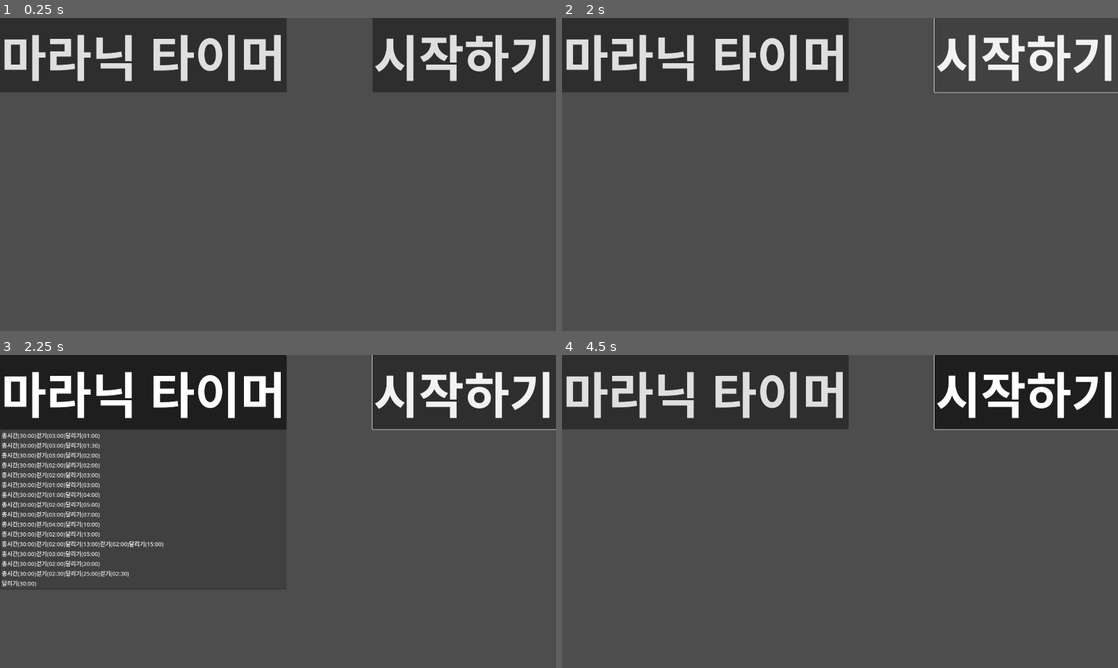
Above: before the commit, frames 1-4 (two rows, left to right).
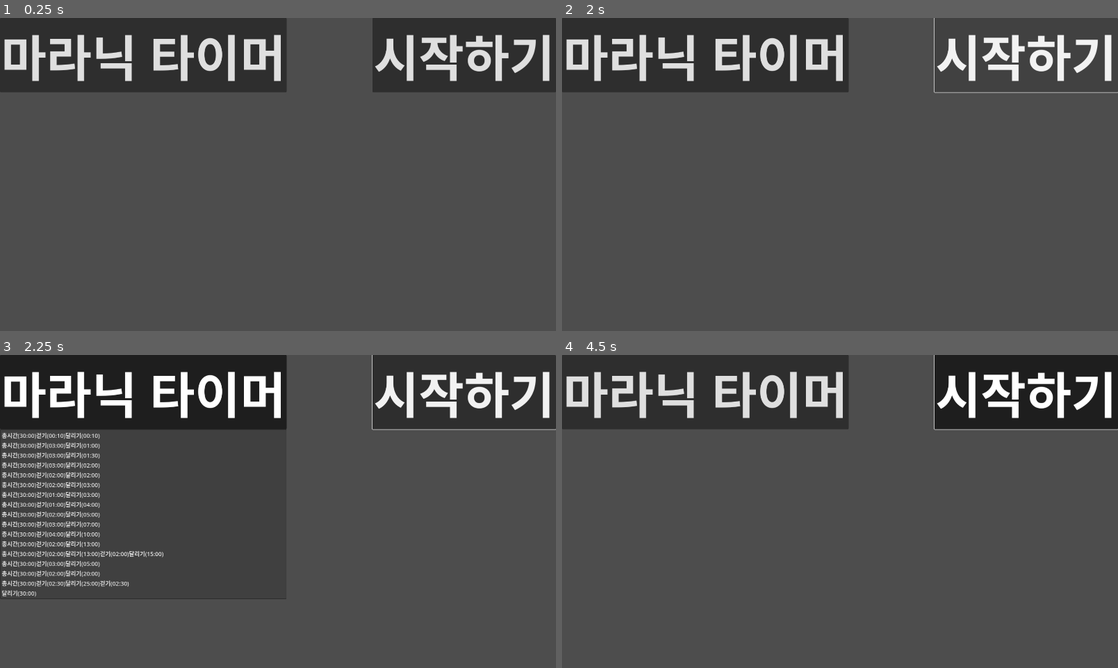
Above: after the commit, the same moments.

Repository: kasworld/maranic
Game: Godot game, scene res://main.tscn
Same seed, same stepped clock (60 frames per second), same inputs: the game is played once before the commit and once after it.
Inputs:
- Up to frame 1 (0.25 s): no input
- Up to frame 2 (2 s): click "시작하기" at 0.5 s; click "시작하기" at 1.25 s
- Up to frame 3 (2.25 s): click "마라닉 타이머" at 2 s
- Up to frame 4 (4.5 s): click "마라닉 타이머" at 2.75 s; click "마라닉 타이머" at 3.5 s; click "시작하기" at 4.25 s

Frames 1-2 are identical in both runs. In frame 3, 0.7% of the frame differs, in the area x 0-52%, y 25-78%; in frame 4, nothing differs.

Commit message:
sub works time dec

Diff:
--- a/main.gd
+++ b/main.gd
@@ -6,6 +6,7 @@
 
 var programs = [
 	#총시간초,걷기초,달리기초
+	[ ["총시간",60*30], ["걷기", 10*1  ], ["달리기", 10*1  ] ],
 	[ ["총시간",60*30], ["걷기", 60*3  ], ["달리기", 60*1  ] ],
 	[ ["총시간",60*30], ["걷기", 60*3  ], ["달리기", 60*1.5] ],
 	[ ["총시간",60*30], ["걷기", 60*3  ], ["달리기", 60*2  ] ],
@@ -48,7 +49,7 @@
 	var data = programs[i]
 	var rtn = ""
 	for j in range(len(data)):
-		rtn += "%s(%s)" % [  data[j][0],  second2text(data[j][1]) ]
+		rtn += "%s(%s)" % [ data[j][0], second2text(data[j][1]) ]
 	return rtn
 
 # Called when the node enters the scene tree for the first time.
@@ -75,6 +76,12 @@
 func _on_timer_timeout() -> void:
 	if Works[0].decRemainSec() != true: # fail to dec
 		$VBoxContainer/TitleContainer/StartButton.button_pressed = false
+	if len(Works) > subWorkIndex:
+		if Works[subWorkIndex].decRemainSec() != true: # move to next sub work
+			Works[subWorkIndex].resetTime()
+			subWorkIndex += 1
+			if len(Works) <= subWorkIndex:
+				subWorkIndex = 1
 	updateTimeLabels()
 
 
--- a/project.godot
+++ b/project.godot
@@ -26,3 +26,4 @@
 
 renderer/rendering_method="gl_compatibility"
 renderer/rendering_method.mobile="gl_compatibility"
+textures/vram_compression/import_etc2_astc=true
--- a/work_container.gd
+++ b/work_container.gd
@@ -23,9 +23,9 @@
 	totalSec = sec
 
 func decRemainSec() -> bool:
+	remainSec -= 1
 	if remainSec <= 0:
 		return false # not success
-	remainSec -= 1
 	return true
 
 # Called when the node enters the scene tree for the first time.
Not shown, changed: export_presets.cfg
